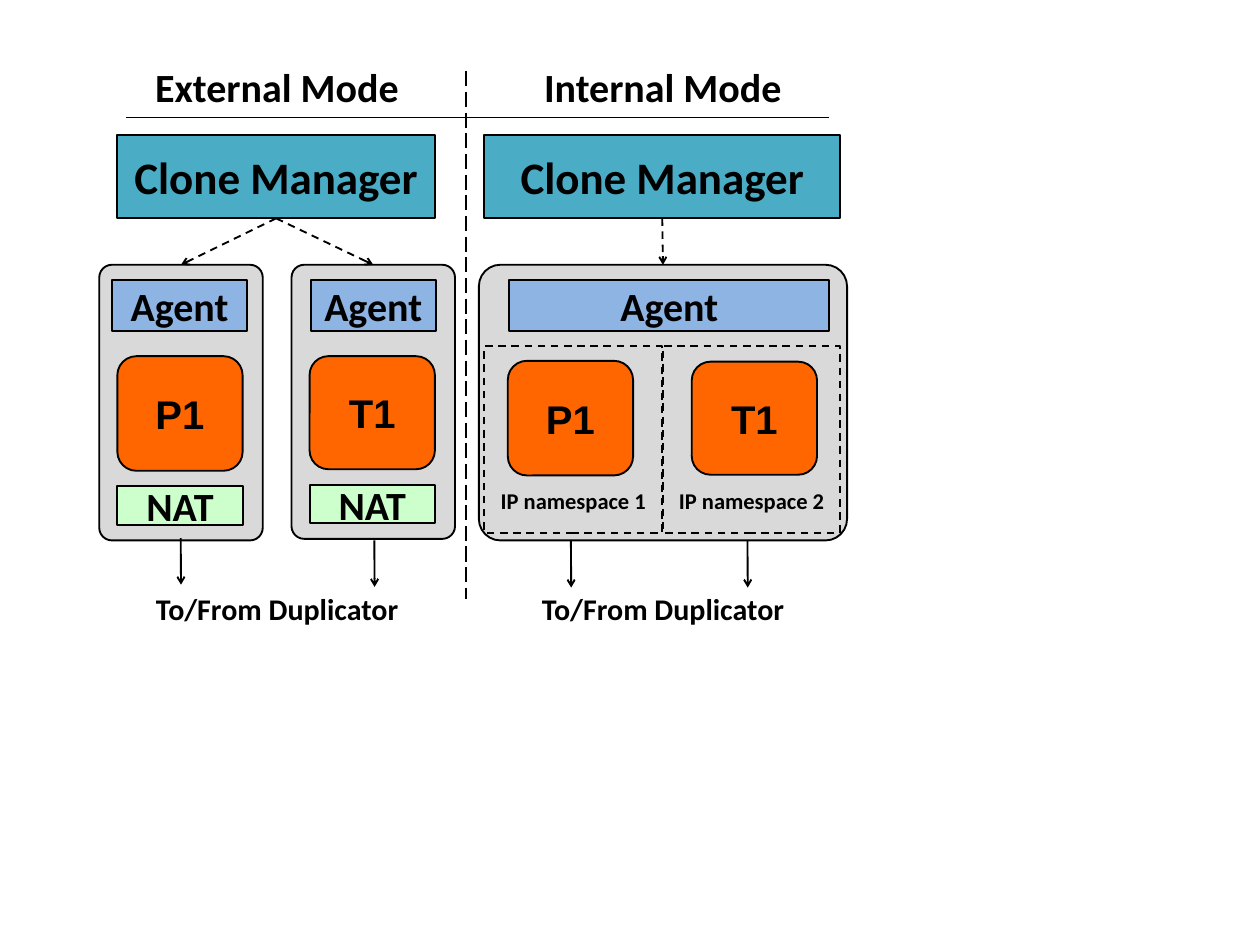
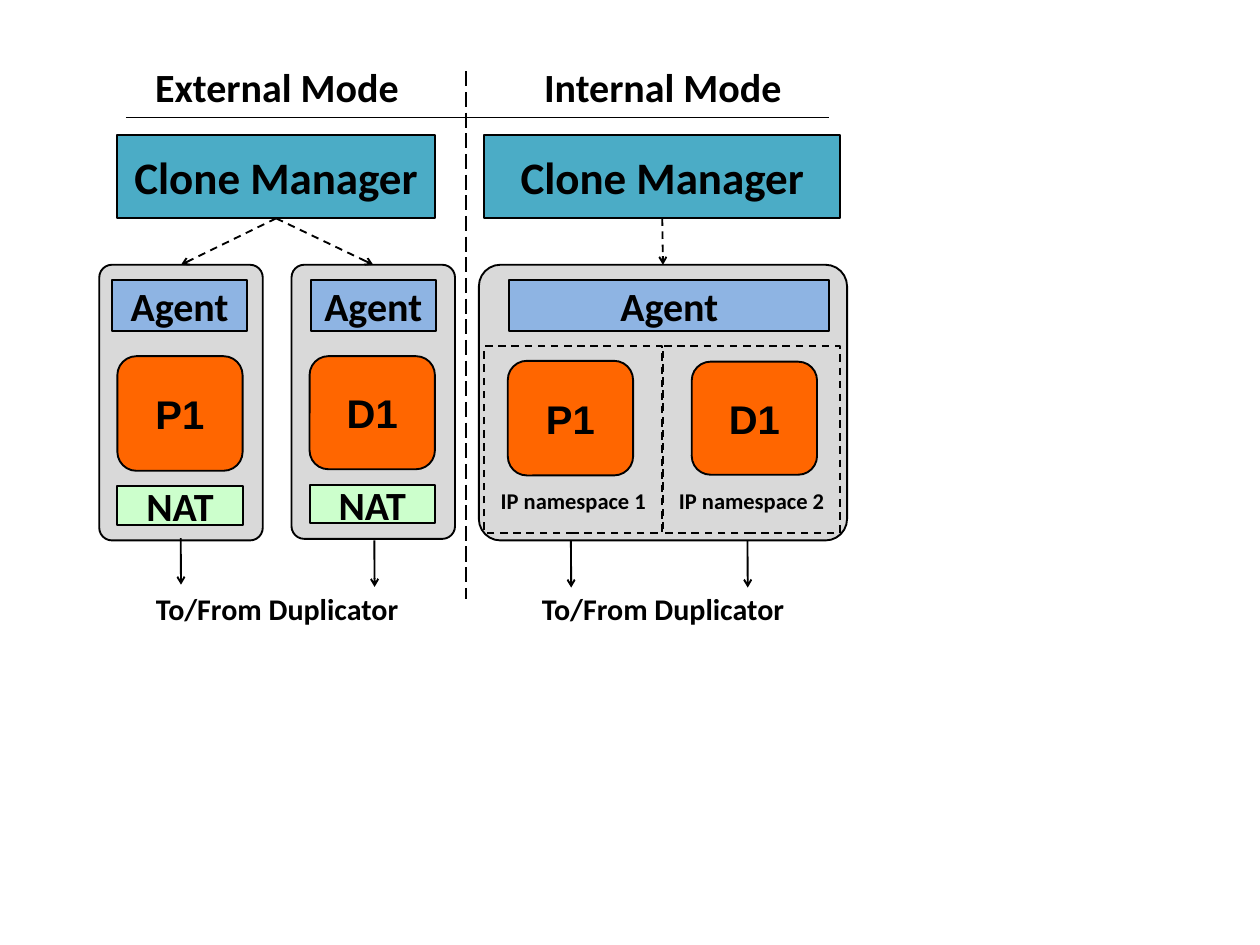
Before and after one commit to nipunarora/parikshan_code, a slide deck: slide 3 of icse2016/figs/images.pptx. Drawn at 1260x945 pixels with LibreOffice and Linux fonts; fonts in the diff are those of the drawing. Boxes give left, top, right and bottom in pixels: in the first picture for what was removed or moved away, otherwise in the second. Text is boxed around its words. In the diff, an @@ line names an element or a change of style, - is before the commit and + after.

```diff
--- a/icse2016/figs/images.pptx
+++ b/icse2016/figs/images.pptx
@@ text in rounded rectangle at box(347, 400, 398, 428): text changed @@
-T1
+D1
@@ text in rounded rectangle at box(729, 406, 780, 434): text changed @@
-T1
+D1
```
Also in this commit, not shown: 1 other slide changed, 24 other files.
